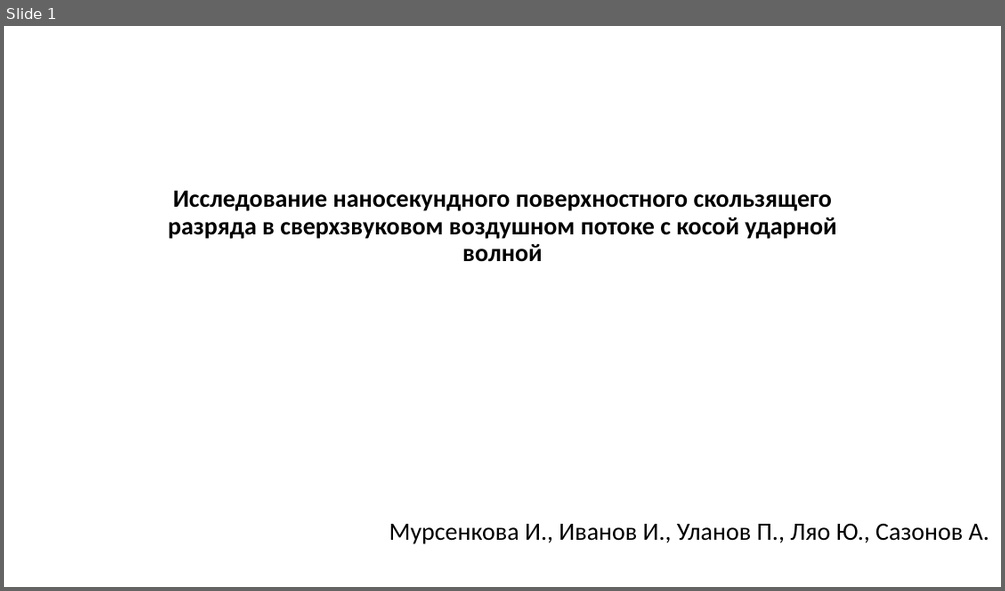
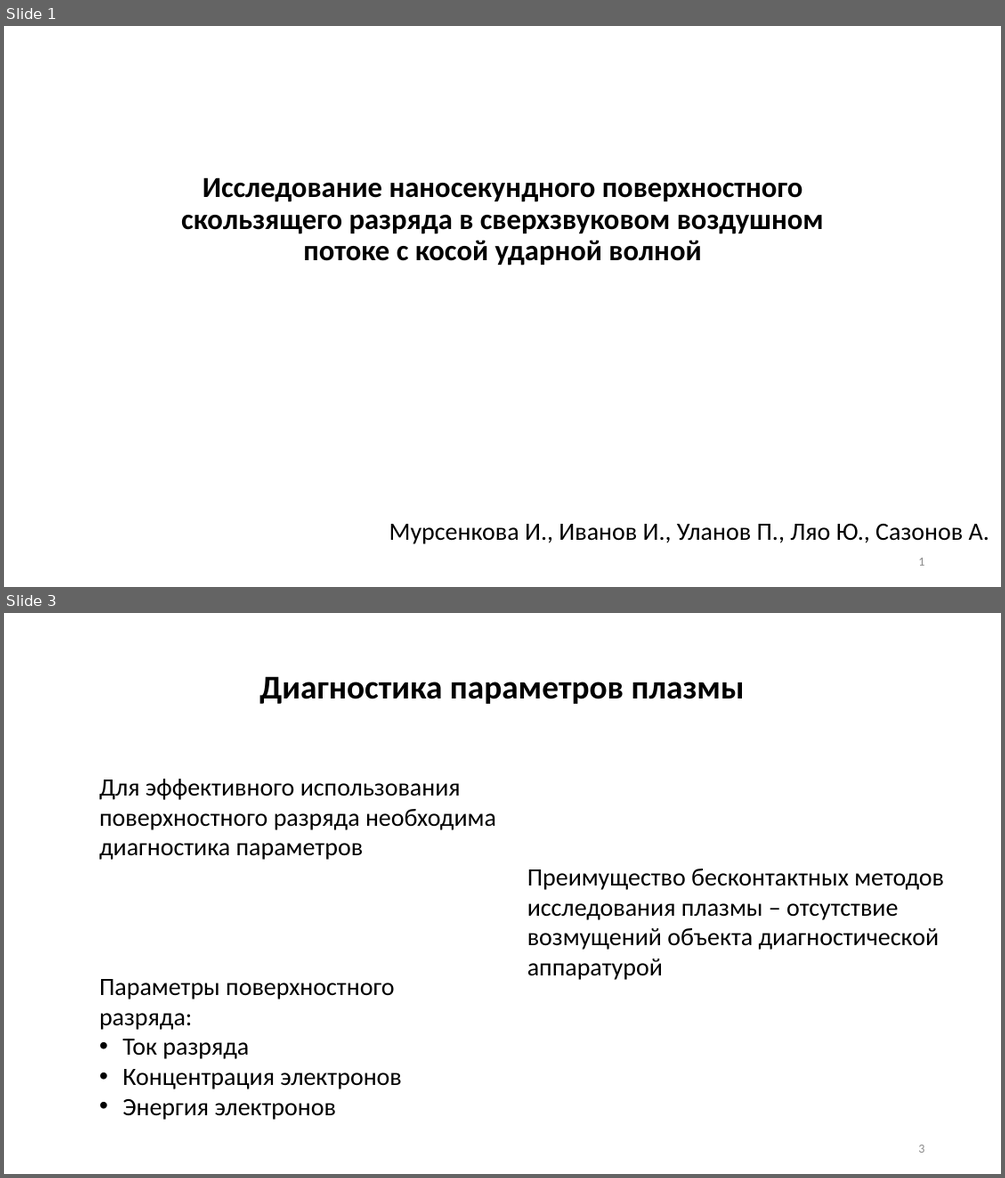
Before and after one commit to ulanich/msu, a slide deck: конференция/конференция.pptx. Shown one above the other, each under a label of ours: slide 1 before the commit, slides 1 and 3 after it; the slides between them are not shown. The pictures are 1005x591 and 1005x1178 pixels, drawn with LibreOffice and Linux fonts; fonts in the diff are those of the drawing. Boxes give left, top, right and bottom in pixels: in the first picture for what was removed or moved away, otherwise in the second. Text is boxed around its words. In the diff, an @@ line names an element or a change of style, - is before the commit and + after.

```diff
--- a/конференция/конференция.pptx
+++ b/конференция/конференция.pptx
@@ slide 3 added at (x1=4, y1=613, x2=1001, y2=1174), background #FFFFFF @@
@@ text added at (x1=259, y1=676, x2=744, y2=704), 32 pt, text #000000, bold @@
+Диагностика параметров плазмы
@@ text added at (x1=99, y1=779, x2=496, y2=860), 24 pt, text #000000 @@
+Для эффективного использования поверхностного разряда необходима диагностика параметров
@@ text added at (x1=527, y1=868, x2=944, y2=980), 24 pt, text #000000 @@
+Преимущество бесконтактных методов исследования плазмы – отсутствие возмущений объекта диагностической аппаратурой
@@ text added at (x1=99, y1=979, x2=401, y2=1119), 24 pt, text #000000 @@
+Параметры поверхностного разряда:
+• Ток разряда
+• Концентрация электронов
+• Энергия электронов
@@ page number added at (x1=918, y1=1144, x2=924, y2=1152), 12 pt, text #8C8C8C @@
+3
@@ slide 1 changed as well @@
@@ title "Исследование наносекундного поверхностного скользящего разря ..." at (x1=181, y1=183, x2=824, y2=265): size 24 to 28 pt @@
@@ page number added at (x1=918, y1=557, x2=924, y2=565), 12 pt, text #8C8C8C @@
+1
```
Also in this commit, not shown: 7 other slides added, 1 slide removed.
